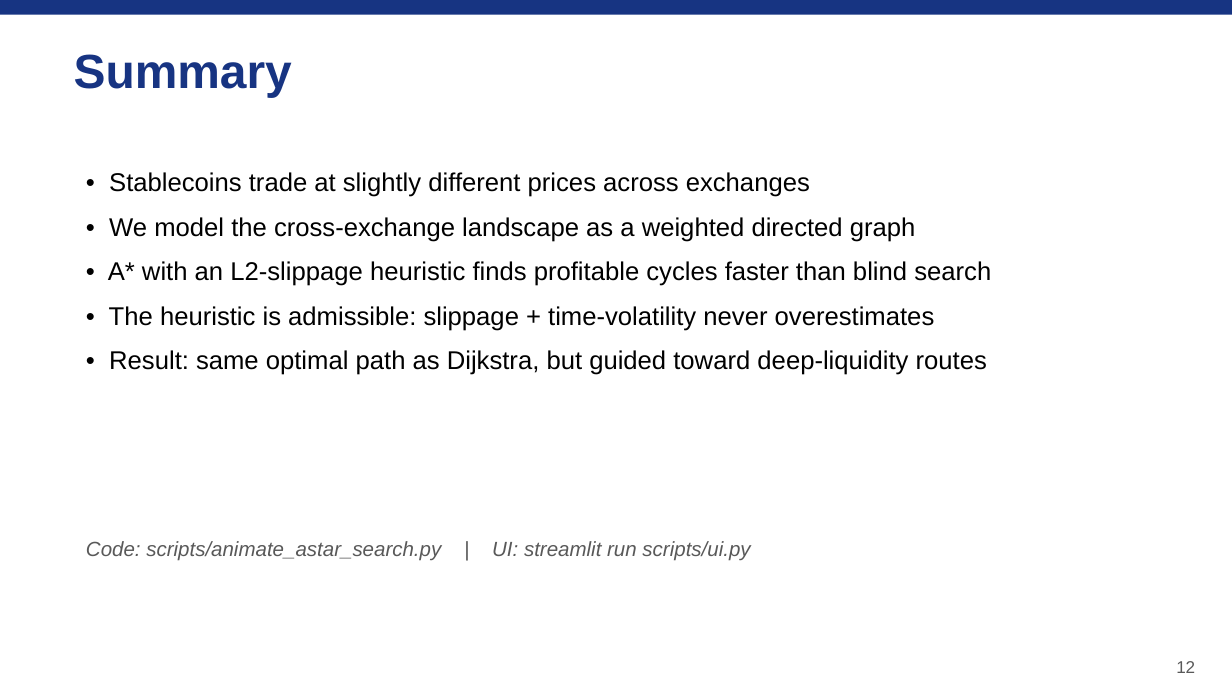
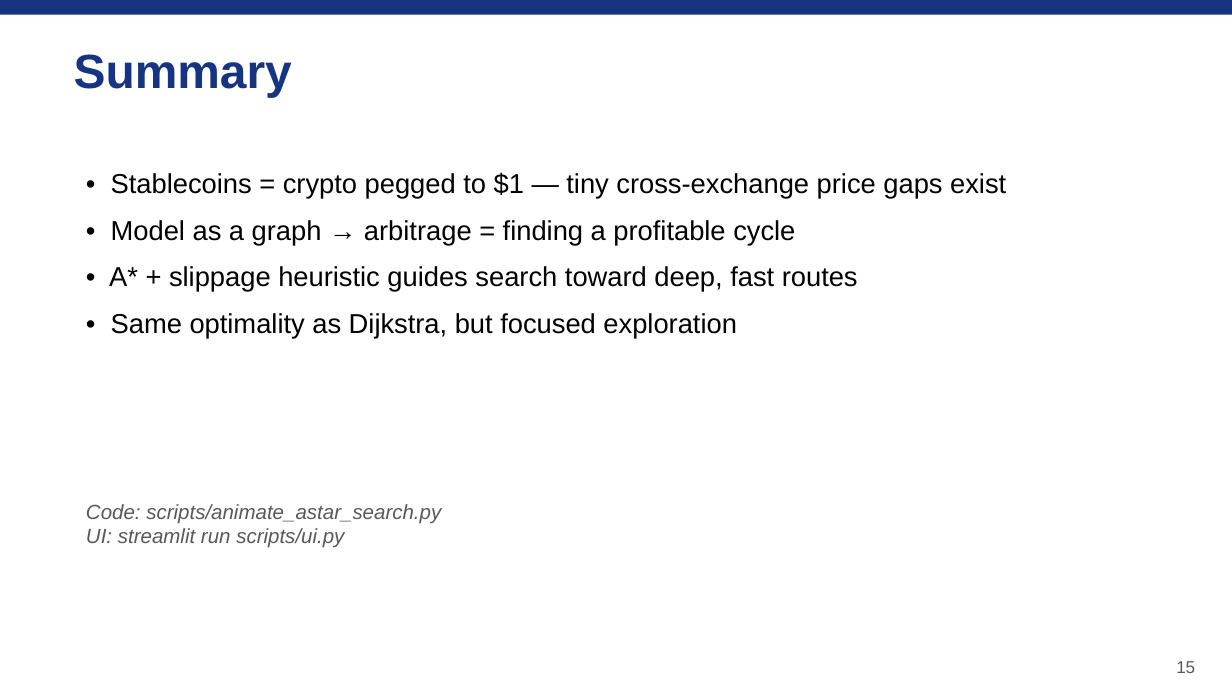
Before and after one commit to kevinl03/Stablecoin-CrossExchange-Arbitrage, a slide deck: slide 15 of astar_arbitrage_deck.pptx (slide 12 before the commit). Drawn at 1232x693 pixels with LibreOffice and Linux fonts; fonts in the diff are those of the drawing. Boxes give left, top, right and bottom in pixels: in the first picture for what was removed or moved away, otherwise in the second. Text is boxed around its words. In the diff, an @@ line names an element or a change of style, - is before the commit and + after.

Commit message:
fix: Less text, more visuals, larger demo frames in deck
- Split crypto/stablecoins into card-based visual layouts
- Added pegging mechanisms slide (fiat-backed, over-collat, algo)
- Arbitrage slide uses price cards + arrow instead of bullet wall
- Demo frames now 5 slides at near-full-bleed (9.5in wide)
- Reduced bullet count to 3-5 per slide max

```diff
--- a/astar_arbitrage_deck.pptx
+++ b/astar_arbitrage_deck.pptx
@@ text at (109, 172, 1006, 338): text changed; size 15 to 16 pt @@
-• Stablecoins trade at slightly different prices across exchanges
-• We model the cross-exchange landscape as a weighted directed graph
-• A* with an L2-slippage heuristic finds profitable cycles faster than blind search
-• The heuristic is admissible: slippage + time-volatility never overestimates
-• Result: same optimal path as Dijkstra, but guided toward deep-liquidity routes
+• Stablecoins = crypto pegged to $1 — tiny cross-exchange price gaps exist
+• Model as a graph → arbitrage = finding a profitable cycle
+• A* + slippage heuristic guides search toward deep, fast routes
+• Same optimality as Dijkstra, but focused exploration
@@ text at (86, 504, 441, 548): text changed @@
-Code: scripts/animate_astar_search.py | UI: streamlit run scripts/ui.py
+Code: scripts/animate_astar_search.py
+UI: streamlit run scripts/ui.py
@@ text at (1176, 661, 1195, 673): text changed @@
-12
+15
```
Also in this commit, not shown: 6 other slides changed, 7 slides added, 4 slides removed, 1 other file.
